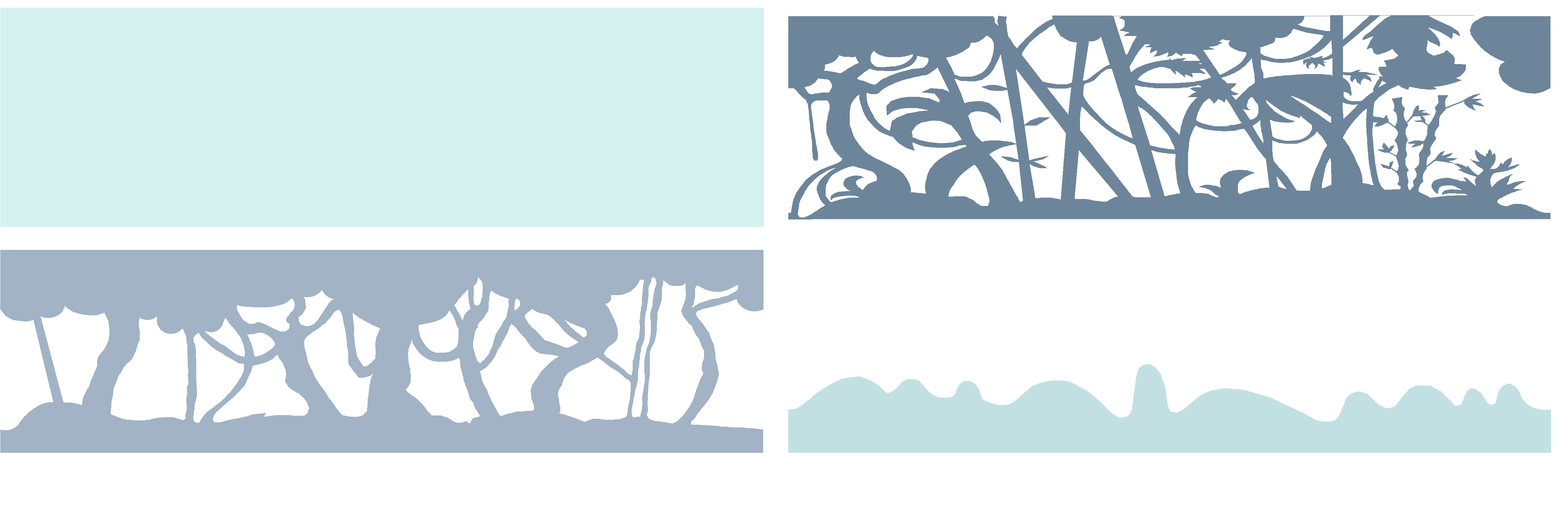
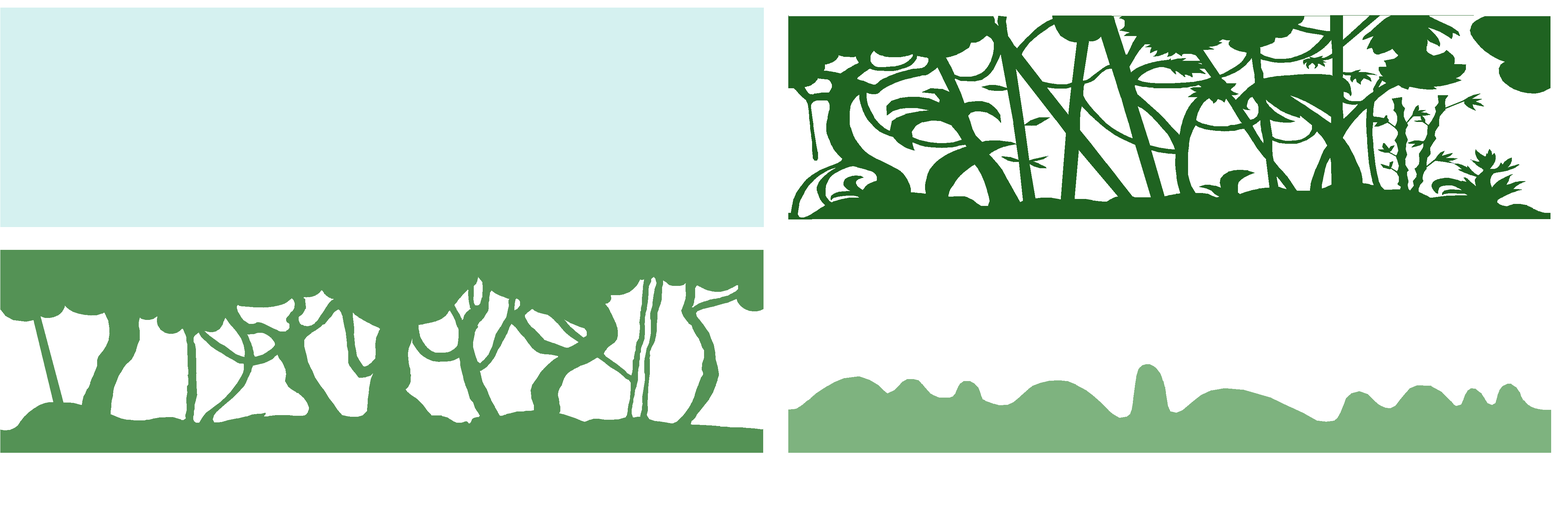
Layers edited between the first and the second 1568×505 image:
painted on "Fundo04" over (0, 15, 1552, 453)
painted on "Fundo02" over (788, 364, 1552, 453)
painted on "Fundo01" over (788, 15, 1551, 220)
